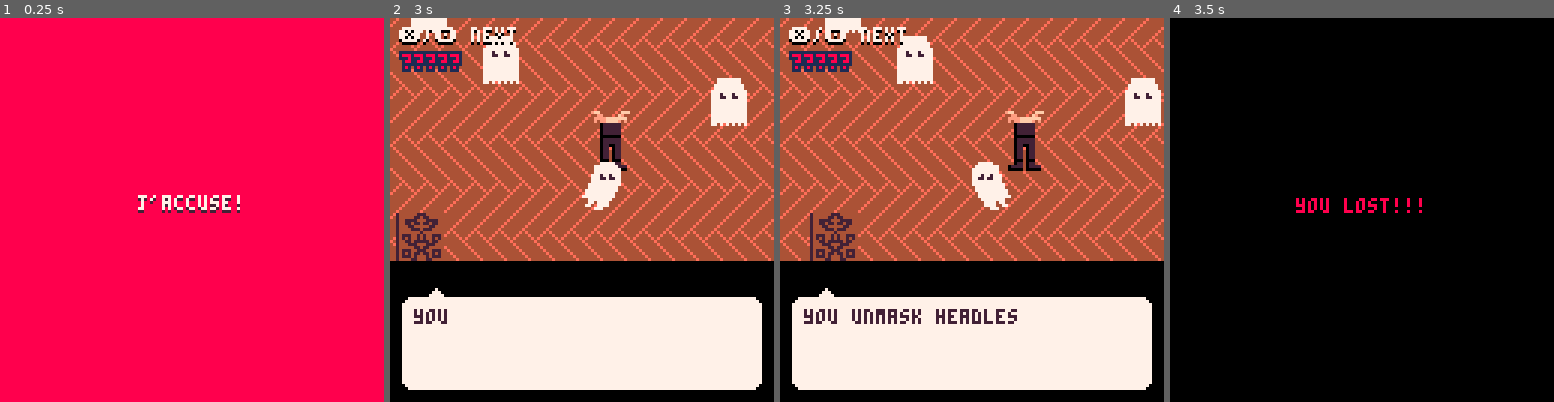
Above: before the commit, frames 1-4 (left to right).
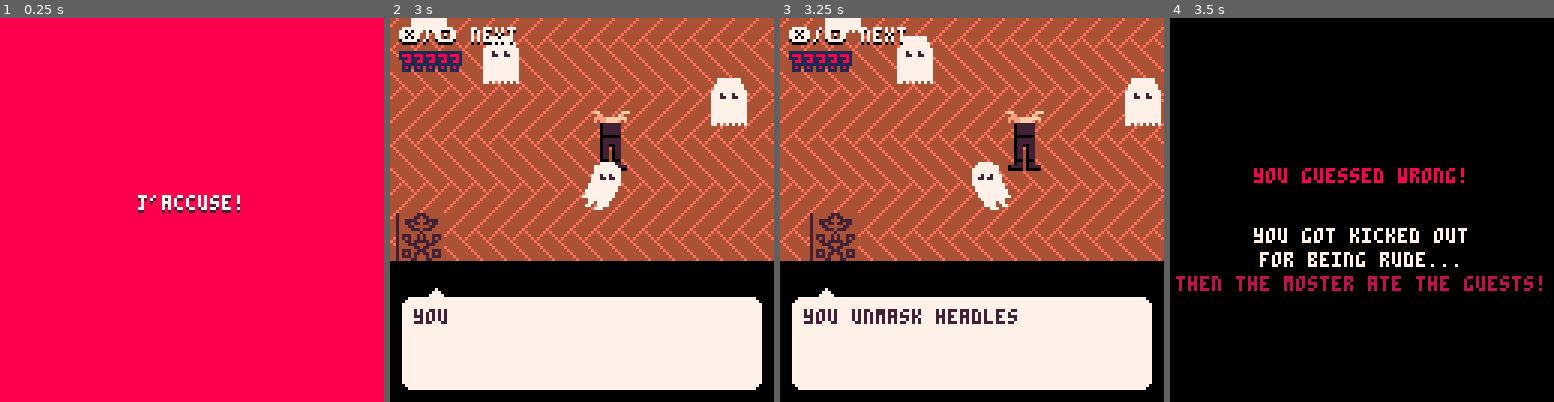
Above: after the commit, the same moments.

Repository: Alfie-Edwards/jaccuse
Game: PICO-8 cartridge game.p8
Two runs of this game, one before a commit and one after it. Both use one fixed random seed, a clock stepped at 60 frames per second and the inputs below.
Inputs (mouse positions are in pixels of both pictures, inside the frame that each line leads up to):
- Up to frame 1 (0.25 s): no input
- Up to frame 2 (3 s): tap X (X key) at 0.33, 1.07, 1.85, 2.97 s; click (670, 121) at 0.67 s; tap O (Z key) at 0.7, 1.7, 2.1, 2.5, 2.9 s; click (436, 267) at 1.22 s; hold Right 1.6-2.1 s; click (497, 114) at 1.77 s; hold Up 2.15-2.42 s; click (562, 259) at 2.32 s; hold Right from 2.47 s (still down); click (624, 106) at 2.87 s
- Up to frame 3 (3.25 s): release Right at 3.03 s; hold Left from 3.08 s (still down)
- Up to frame 4 (3.5 s): keep holding Left; tap O (Z key) at 3.3 s; click (1465, 256) at 3.42 s

Frames 1-3 are identical in both runs. In frame 4, 4.5% of the frame differs, in the area x 1-97%, y 39-72%.

Commit message:
improve wrong screen

Diff:
--- a/screens.lua
+++ b/screens.lua
@@ -55,8 +55,12 @@
 		draw_win_screen()
 		return 1
 	end
-	if lost() then
-		draw_lose_screen()
+	if guessed_wrong then
+		draw_wrong_screen()
+		return 1
+	end
+	if out_of_questions then
+		draw_oot_screen()
 		return 1
 	end
 end
@@ -114,7 +118,19 @@
 	print_centered("you found the monster!!!", 60)
 end
 
-function draw_lose_screen()
+function draw_wrong_screen()
+	cls(0)
+
+	color(8)
+	print_centered("you guessed wrong!", 50)
+
+	color(7)
+	print_centered("you got kicked out", 70)
+	print_centered("for being rude...", 78)
+	color(12)
+	print_centered("then the moster ate the guests!", 86)
+end
+function draw_oot_screen()
 	cls(0)
 
 	color(8)
